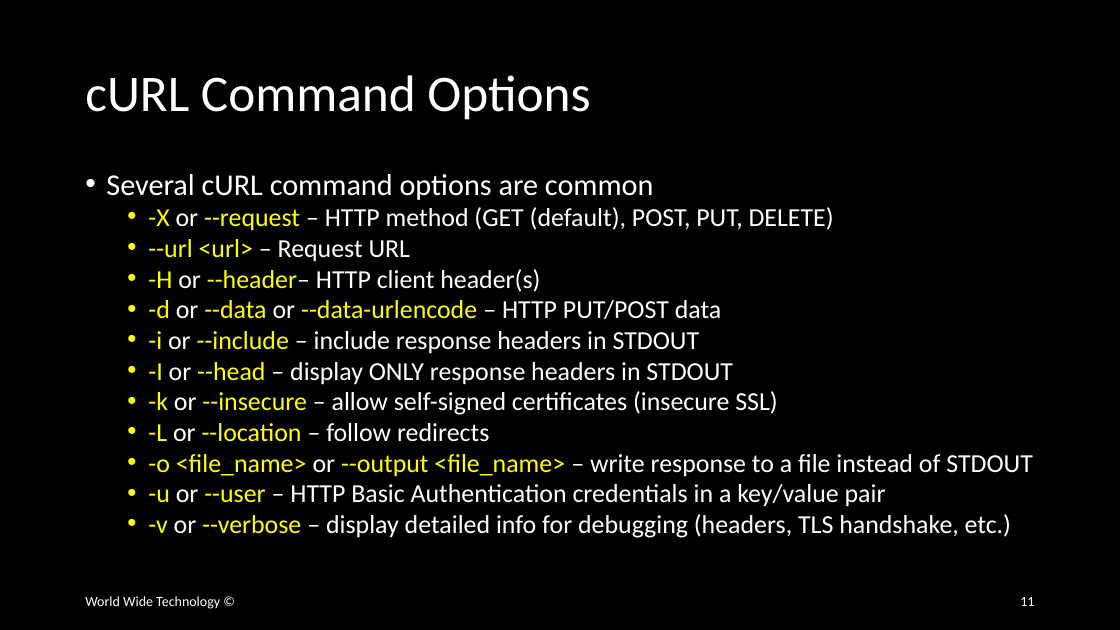
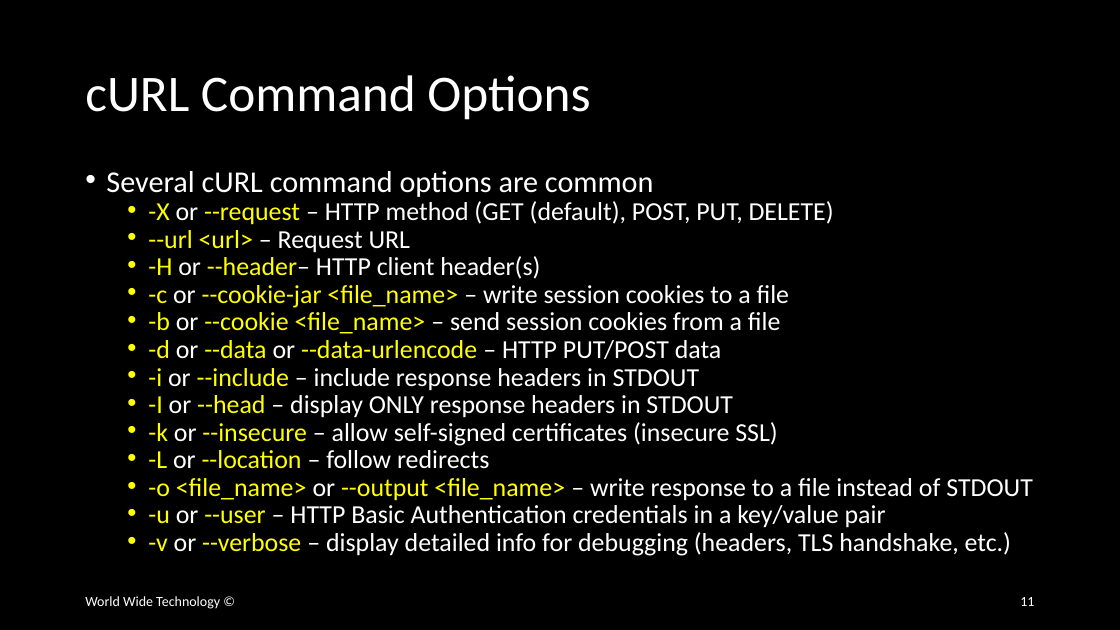
Before and after one commit to wwt/curl-requests-foundations, a slide deck: slide 11 of curl-requests-foundations.pptx. Drawn at 1120x630 pixels with LibreOffice and Linux fonts; fonts in the diff are those of the drawing. Boxes give left, top, right and bottom in pixels: in the first picture for what was removed or moved away, otherwise in the second. Text is boxed around its words. In the diff, an @@ line names an element or a change of style, - is before the commit and + after.

Commit message:
Added ACI cURL commands

```diff
--- a/curl-requests-foundations.pptx
+++ b/curl-requests-foundations.pptx
@@ text at bbox=[106, 171, 1033, 556]: line spacing 0.8 to 0.7 @@
@@ text at bbox=[148, 285, 789, 334]: paragraphs added @@
+  • -c or --cookie-jar <file_name> – write session cookies to a file
+  • -b or --cookie <file_name> – send session cookies from a file
```
Also in this commit, not shown: 2 other slides changed, 2 slides added.
